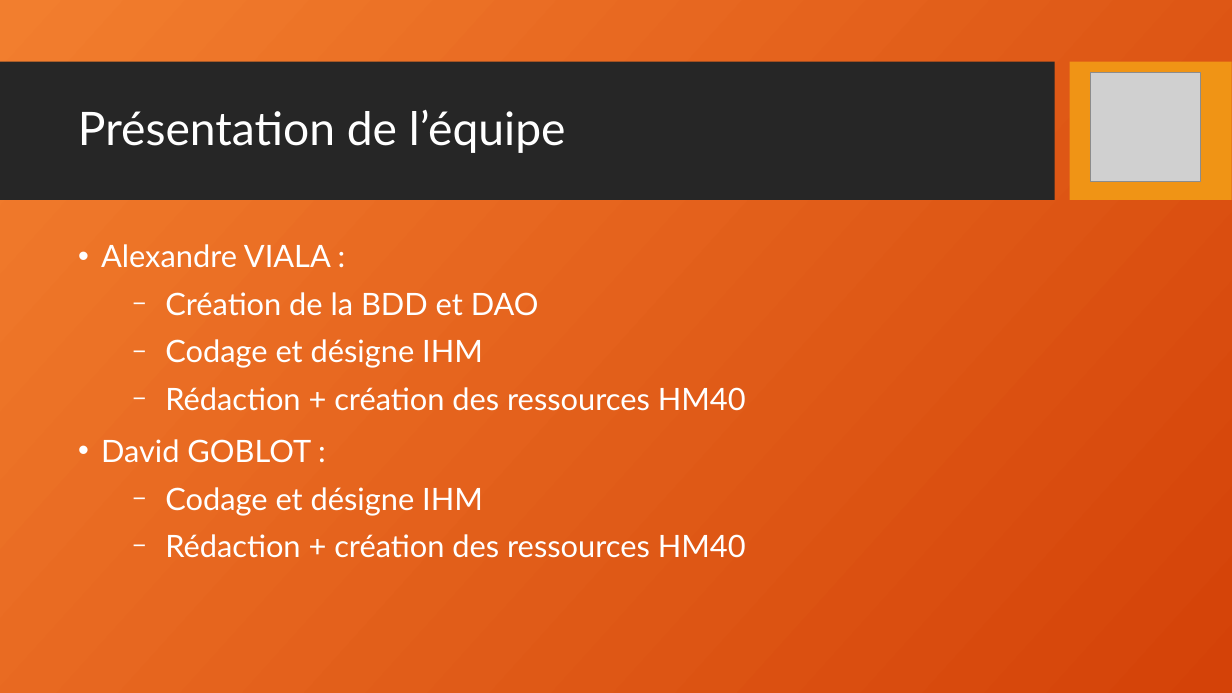
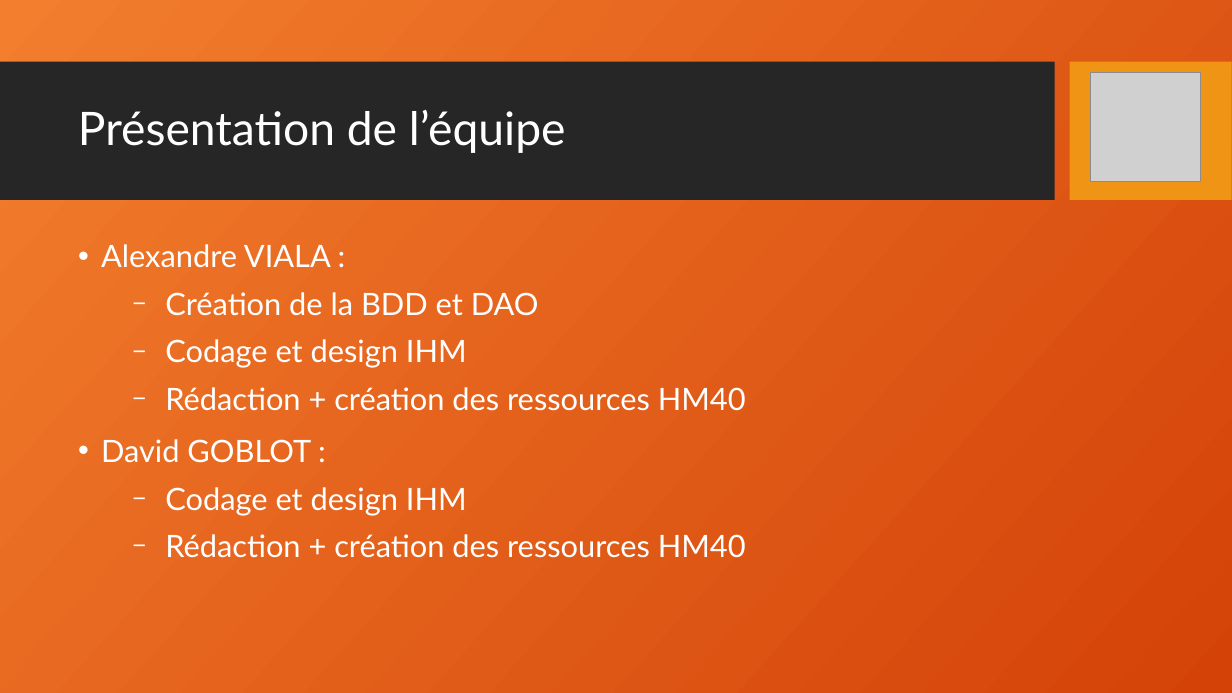
Before and after one commit to gxfab/SY43_P2022, a slide deck: slide 3 of SY43-Presentation-Lafo-cheuse.odp. Drawn at 1232x693 pixels with LibreOffice and Linux fonts; fonts in the diff are those of the drawing; grey boxes stand for pictures; background and template pictures are left out. Boxes give left, top, right and bottom in pixels: in the first picture for what was removed or moved away, otherwise in the second. Text is boxed around its words. In the diff, an @@ line names an element or a change of style, - is before the commit and + after.

```diff
--- a/SY43-Presentation-Lafo-cheuse.odp
+++ b/SY43-Presentation-Lafo-cheuse.odp
@@ text at <box>165,339,467,368</box>: text changed @@
-  − Codage et désigne IHM
+  − Codage et design IHM
@@ text at <box>165,487,467,516</box>: text changed @@
-  − Codage et désigne IHM
+  − Codage et design IHM
```
Also in this commit, not shown: 1 other slide changed.
